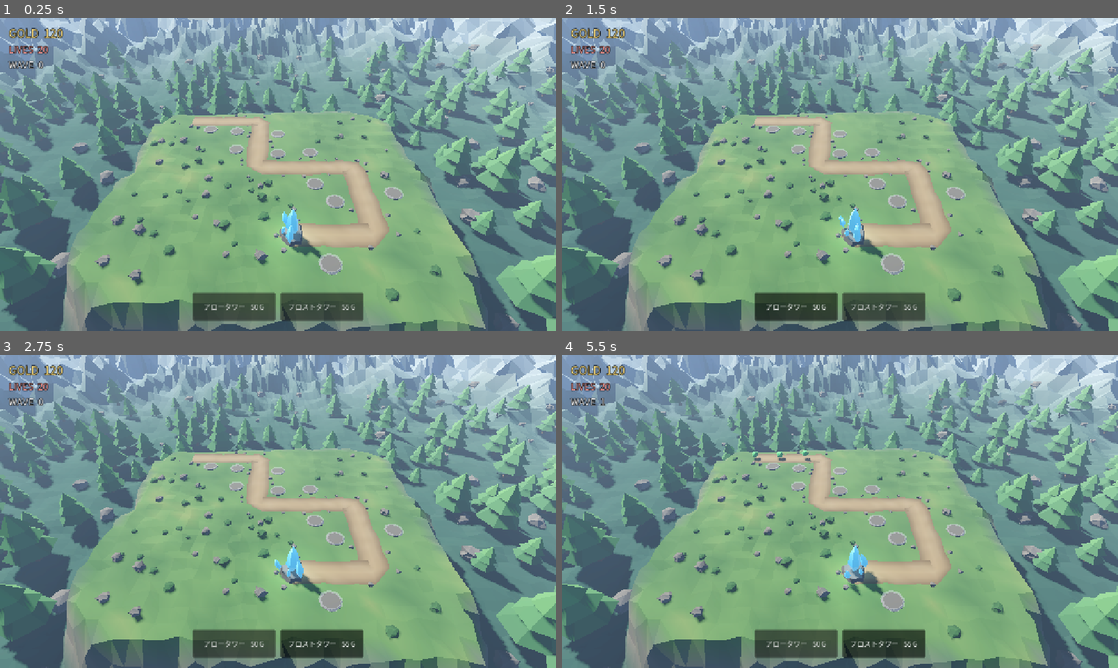
Above: before the commit, frames 1-4 (two rows, left to right).
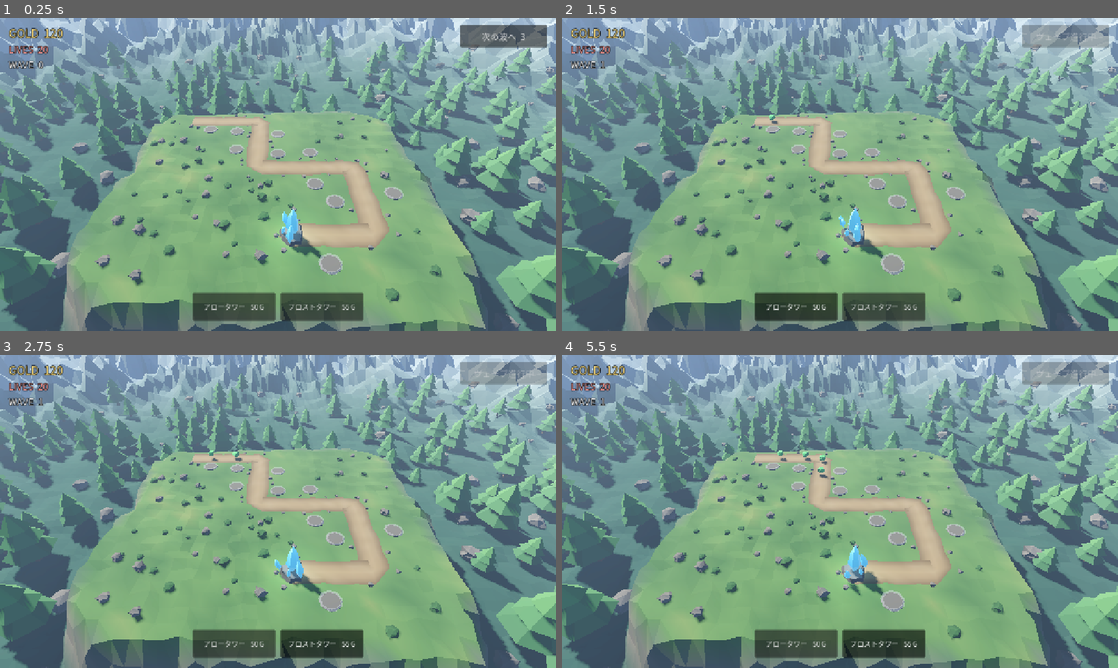
Above: after the commit, the same moments.

Repository: itsuki117/towerdefense
Game: Godot game, scene res://scenes/main.tscn
Same seed, same stepped clock (60 frames per second), same inputs: the game is played once before the commit and once after it.
Inputs (mouse positions are in pixels of both pictures, inside the frame that each line leads up to):
- Up to frame 1 (0.25 s): no input
- Up to frame 2 (1.5 s): click (1067, 36) at 0.5 s, where only the run after the commit has a clickable "次の波へ 3"; click "アロータワー 50 G" at 1.25 s
- Up to frame 3 (2.75 s): click "フロストタワー 55 G" at 2 s
- Up to frame 4 (5.5 s): click "アロータワー 50 G" at 2.75 s; click "フロストタワー 55 G" at 3.5 s; click "アロータワー 50 G" at 4.25 s; click "フロストタワー 55 G" at 5 s

The runs differ from the first frame. In frame 1, 1.1% of the frame differs, in the area x 82-99%, y 2-10%; in frame 2, 1.2%; in frame 3, 1.2%; in frame 4, 1.3%, in the area x 34-99%, y 2-40%.

Commit message:
ウェーブ開始ボタンを追加し、以降の実装ロードマップを決める
v1.0 の DoD で唯一残っていた「ウェーブ開始ボタン」を入れて穴を塞いだ。

待ち時間を飛ばして次の波を呼べるだけの機能にしてある。押さなくても従来どおり
時間で進むので放置してもゲームは止まらず、押さない前提のバランス検証
(tools/balance_sim.gd) も今までと同じ経路を通る。タワー 3 本 → 波 5 で敗北
（GDD の基準）を確認済み。

- WaveManager: request_next_wave() と countdown_changed シグナルを追加。
  待ちを _wait() から _wait_for_next_wave() に差し替えた
- HUD: 右上にボタンを置き、待ち時間中は残り秒数を出す。
  購読だけでなく _ready で get_countdown() も一度読む。WaveManager._ready が
  先に走るため、シグナルだけだと最初の 1 回を取り逃がして表示が始まらない

あわせて docs/GDD.md に §16 実装ロードマップを追加した。順番は「構造を変える
作業を、抱えている中身が少ないうちに済ませる」で決めている。特にグリッド設置 +
A* は、タワーと敵が 2 種類ずつの今なら数値の取り直しが小さく済むため、種類を
増やす前に置いた。

Desktop に用意されたタワーの .blend は basic → cannon → heavy → siege → apex の
5 段構成で、すべてベーシックタワーの上位砲塔だった。別種のタワーではなく段階なので、
Non-Goals の「3 種類目以降のタワー」ではなくアップグレード / ティアとして入れる。

節番号が 14 → 16 → 17 → 15 の順に並んでいたので通しで振り直した。

Co-Authored-By: Claude Opus 5 <noreply@anthropic.com>

Diff:
--- a/scenes/main.tscn
+++ b/scenes/main.tscn
@@ -228,6 +228,7 @@
 script = ExtResource("3_hud")
 tower_options = [ExtResource("6_tower_arrow"), ExtResource("19_tower_frost")]
 build_manager_path = NodePath("../../BuildManager")
+wave_manager_path = NodePath("../../WaveManager")
 
 [node name="Stats" type="VBoxContainer" parent="UI/HUD" unique_id=506892068]
 layout_mode = 1
@@ -261,6 +262,22 @@
 theme_override_constants/outline_size = 6
 theme_override_font_sizes/font_size = 22
 text = "WAVE  0"
+
+[node name="NextWaveButton" type="Button" parent="UI/HUD"]
+custom_minimum_size = Vector2(200, 52)
+layout_mode = 1
+anchors_preset = 1
+anchor_left = 1.0
+anchor_right = 1.0
+offset_left = -220.0
+offset_top = 16.0
+offset_right = -20.0
+offset_bottom = 68.0
+grow_horizontal = 0
+focus_mode = 0
+disabled = true
+theme_override_font_sizes/font_size = 20
+text = "ウェーブ進行中"
 
 [node name="TowerBar" type="HBoxContainer" parent="UI/HUD" unique_id=647932525]
 layout_mode = 1
--- a/scripts/hud.gd
+++ b/scripts/hud.gd
@@ -1,5 +1,5 @@
 extends Control
-## ゴールド / ライフ / ウェーブの表示と、タワー選択ボタン。
+## ゴールド / ライフ / ウェーブの表示と、タワー選択・ウェーブ開始ボタン。
 ##
 ## 表示は GameState の signal を購読するだけで、こちらから状態を書き換えない。
 ## ボタンは tower_options の TowerData から生成するので、タワーが増えたら
@@ -8,13 +8,16 @@
 ## TowerData の配列。
 @export var tower_options: Array = []
 @export var build_manager_path: NodePath
+@export var wave_manager_path: NodePath
 
 @onready var _gold_label: Label = $Stats/GoldLabel
 @onready var _lives_label: Label = $Stats/LivesLabel
 @onready var _wave_label: Label = $Stats/WaveLabel
 @onready var _tower_bar: HBoxContainer = $TowerBar
+@onready var _next_wave_button: Button = $NextWaveButton
 
 var _build_manager: BuildManager = null
+var _wave_manager: WaveManager = null
 ## Button -> TowerData
 var _buttons: Dictionary = {}
 
@@ -24,17 +27,27 @@
 	if _build_manager == null:
 		push_error("HUD: build_manager_path に BuildManager を指定してください")
 
+	_wave_manager = get_node_or_null(wave_manager_path) as WaveManager
+	if _wave_manager == null:
+		push_error("HUD: wave_manager_path に WaveManager を指定してください")
+
 	_create_tower_buttons()
 
 	GameState.gold_changed.connect(_on_gold_changed)
 	GameState.lives_changed.connect(_on_lives_changed)
 	GameState.wave_changed.connect(_on_wave_changed)
+	GameState.game_over.connect(_on_game_finished)
+	GameState.game_won.connect(_on_game_finished)
 	if _build_manager != null:
 		_build_manager.selection_changed.connect(_on_selection_changed)
+	if _wave_manager != null:
+		_wave_manager.countdown_changed.connect(_on_countdown_changed)
+		_next_wave_button.pressed.connect(_wave_manager.request_next_wave)
 
 	_on_gold_changed(GameState.gold)
 	_on_lives_changed(GameState.lives)
 	_on_wave_changed(GameState.wave)
+	_on_countdown_changed(_wave_manager.get_countdown() if _wave_manager != null else -1.0)
 
 
 func _create_tower_buttons() -> void:
@@ -74,6 +87,21 @@
 		(button as Button).set_pressed_no_signal(_buttons[button] == data)
 
 
+## 次の波までの残り時間。負の値は「今は待っていない」の意味。
+func _on_countdown_changed(seconds_left: float) -> void:
+	var waiting := seconds_left >= 0.0
+	_next_wave_button.disabled = not waiting
+	if waiting:
+		# 切り上げにして、表示が 0 のまま待たされないようにする。
+		_next_wave_button.text = "次の波へ  %d" % ceili(seconds_left)
+	else:
+		_next_wave_button.text = "ウェーブ進行中"
+
+
+func _on_game_finished() -> void:
+	_next_wave_button.hide()
+
+
 func _on_gold_changed(value: int) -> void:
 	_gold_label.text = "GOLD  %d" % value
 	_refresh_buttons(value)
--- a/scripts/wave_manager.gd
+++ b/scripts/wave_manager.gd
@@ -5,6 +5,9 @@
 ## 波の中身はコードではなく resources/waves/wave_XX.tres が持つ。
 ## ここは「データを読んで、待って、出す」だけに徹する。
 ## 波の流れは await でそのまま手続きとして書けるので、状態機械を持たない。
+
+## 次の波を待っている間の残り秒数が変わった。待っていないときは -1 を流す。
+signal countdown_changed(seconds_left: float)
 
 ## 「湧き切ったか」「全滅したか」を見に行く間隔 (秒)。
 const POLL_INTERVAL := 0.1
@@ -21,6 +24,12 @@
 var _running: bool = false
 ## スポーン中の WaveEntry 数。0 になったらその波の湧きは終わり。
 var _active_spawners: int = 0
+## 次の波までの待ち時間の最中かどうか。
+var _waiting_for_next: bool = false
+## プレイヤーが「次の波へ」を押した。
+var _next_requested: bool = false
+## 次の波までの残り秒数。待っていないときは -1。
+var _countdown: float = -1.0
 
 
 func _ready() -> void:
@@ -35,6 +44,28 @@
 		start()
 
 
+## プレイヤーが次の波を呼ぶ。待ち時間の最中でなければ何も起きない。
+##
+## 押さなくても待ち時間で勝手に進むので、放置してもゲームは止まらない。
+## 「早く呼べる」だけの機能にしてあるので、押さない前提のバランス検証
+## (tools/balance_sim.gd) は今までと同じ経路を通る。
+func request_next_wave() -> void:
+	if _waiting_for_next:
+		_next_requested = true
+
+
+func is_waiting_for_next_wave() -> bool:
+	return _waiting_for_next
+
+
+## 次の波までの残り秒数。待っていないときは -1。
+##
+## UI は signal を購読するだけで足りるが、購読を始めた時点の値も要る。
+## WaveManager の _ready は UI より先に走るので、最初の 1 回を取り逃がすため。
+func get_countdown() -> float:
+	return _countdown
+
+
 func start() -> void:
 	if _running:
 		return
@@ -44,7 +75,7 @@
 
 ## 敗北したら（GameState.is_over()）どの待ちからも抜けて、以降は何も湧かせない。
 func _run_all_waves() -> void:
-	await _wait(first_wave_delay)
+	await _wait_for_next_wave(first_wave_delay)
 
 	for i in waves.size():
 		if GameState.is_over():
@@ -61,11 +92,28 @@
 			return
 
 		if i < waves.size() - 1:
-			await _wait(wave.next_wave_delay)
+			await _wait_for_next_wave(wave.next_wave_delay)
 
 	_running = false
 	# 最終波まで残らず片付いた = 勝利。
 	GameState.win()
+
+
+## 次の波まで待つ。プレイヤーが呼んだら残り時間を待たずに抜ける。
+func _wait_for_next_wave(seconds: float) -> void:
+	_next_requested = false
+	_waiting_for_next = true
+	_countdown = seconds
+	countdown_changed.emit(_countdown)
+	while _countdown > 0.0 and not _next_requested:
+		if GameState.is_over():
+			break
+		await _wait(POLL_INTERVAL)
+		_countdown = maxf(_countdown - POLL_INTERVAL, 0.0)
+		countdown_changed.emit(_countdown)
+	_waiting_for_next = false
+	_countdown = -1.0
+	countdown_changed.emit(_countdown)
 
 
 ## 波に含まれる全 WaveEntry を並行に走らせ、湧き切るまで待つ。
--- a/tools/vis_preview.gd
+++ b/tools/vis_preview.gd
@@ -37,6 +37,23 @@
 	# 横取りまで含めて「本当にクリックで寄れるか」を確かめたいため。
 	if "focus" in OS.get_cmdline_user_args():
 		await _click_tower(main)
+	if "wave" in OS.get_cmdline_user_args():
+		await _press_next_wave(main)
+
+
+## 「次の波へ」を押して、待ち時間を飛ばして波が始まるかを確かめる。
+func _press_next_wave(main: Node) -> void:
+	var manager: WaveManager = main.get_node(^"WaveManager")
+	var button: Button = main.get_node(^"UI/HUD/NextWaveButton")
+	print("VisPreview: 待ち中=%s disabled=%s 文言=%s" % [
+		manager.is_waiting_for_next_wave(), button.disabled, button.text,
+	])
+	var before := GameState.wave
+	button.pressed.emit()
+	await get_tree().create_timer(0.3).timeout
+	print("VisPreview: 押した後 wave %d -> %d（待ち中=%s 文言=%s）" % [
+		before, GameState.wave, manager.is_waiting_for_next_wave(), button.text,
+	])
 
 
 func _click_tower(main: Node) -> void:
Not shown, changed: README.md
Not shown, changed: docs/GDD.md
